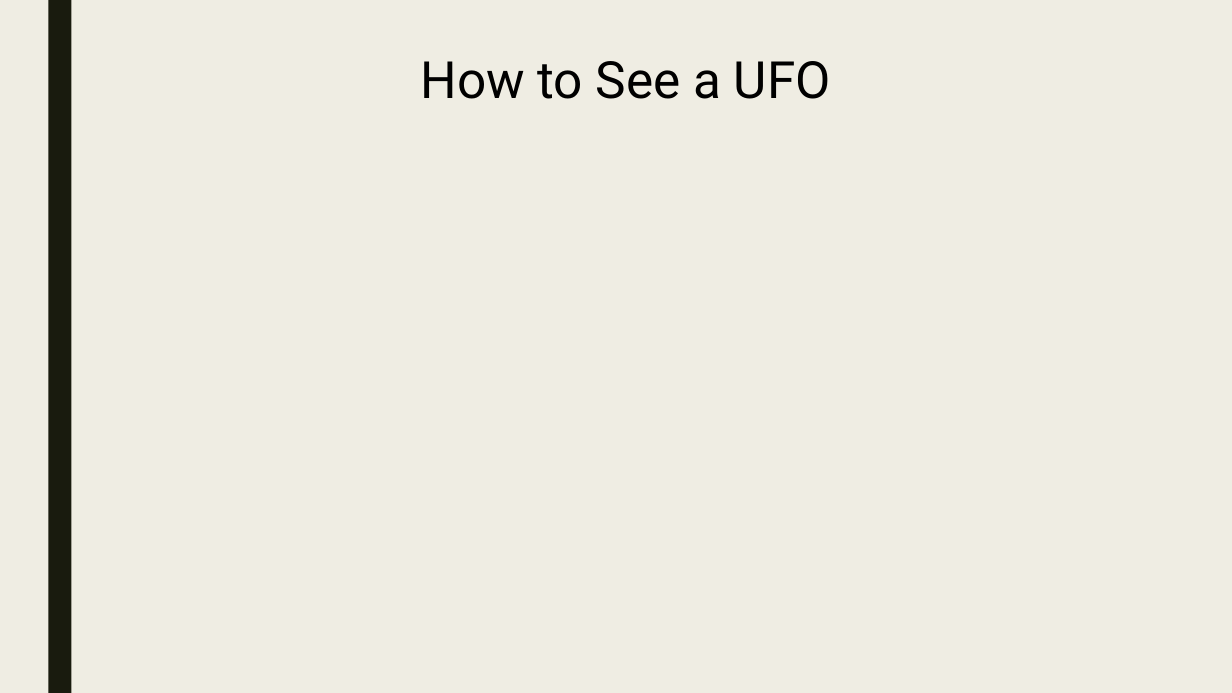
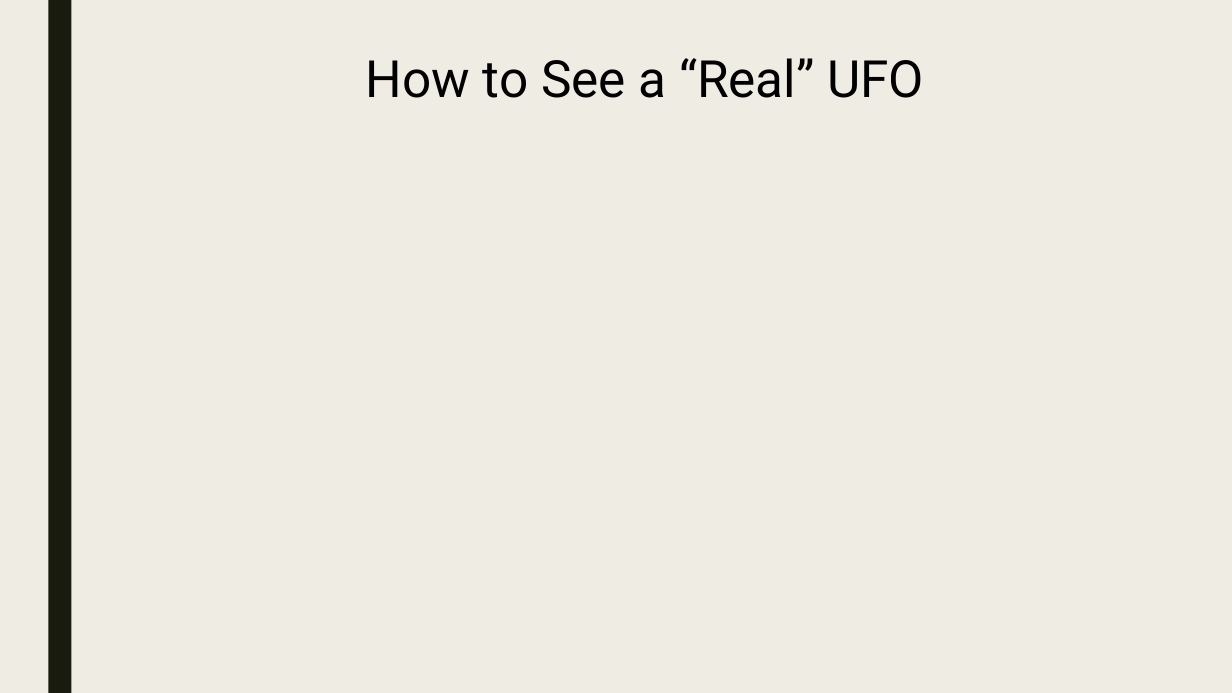
Before and after one commit to Preetikasri/UFO-Sightings-Analysis, a slide deck: slide 19 of ufo_presentation_v3.pptx (slide 18 before the commit). Drawn at 1232x693 pixels with LibreOffice and Linux fonts; fonts in the diff are those of the drawing. Boxes give left, top, right and bottom in pixels: in the first picture for what was removed or moved away, otherwise in the second. Text is boxed around its words. In the diff, an @@ line names an element or a change of style, - is before the commit and + after.

```diff
--- a/ufo_presentation_v3.pptx
+++ b/ufo_presentation_v3.pptx
@@ text at box(366, 58, 924, 98): text changed @@
-How to See a UFO
+How to See a “Real” UFO
```
Also in this commit, not shown: 2 other slides changed, 1 slide added.
